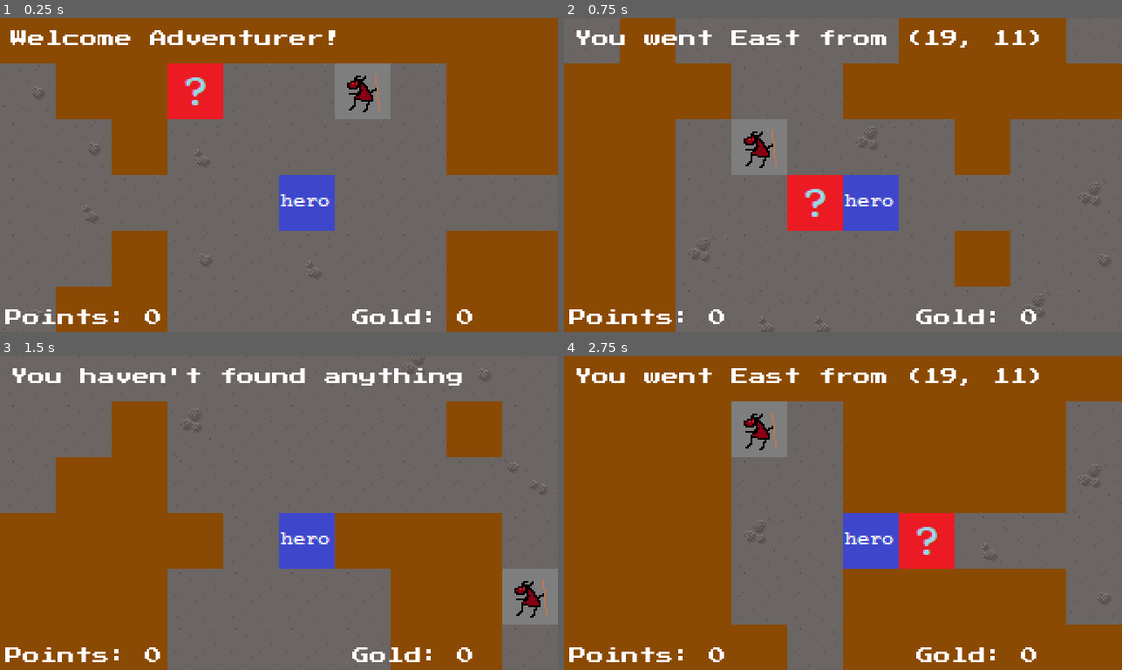
Above: before the commit, frames 1-4 (two rows, left to right).
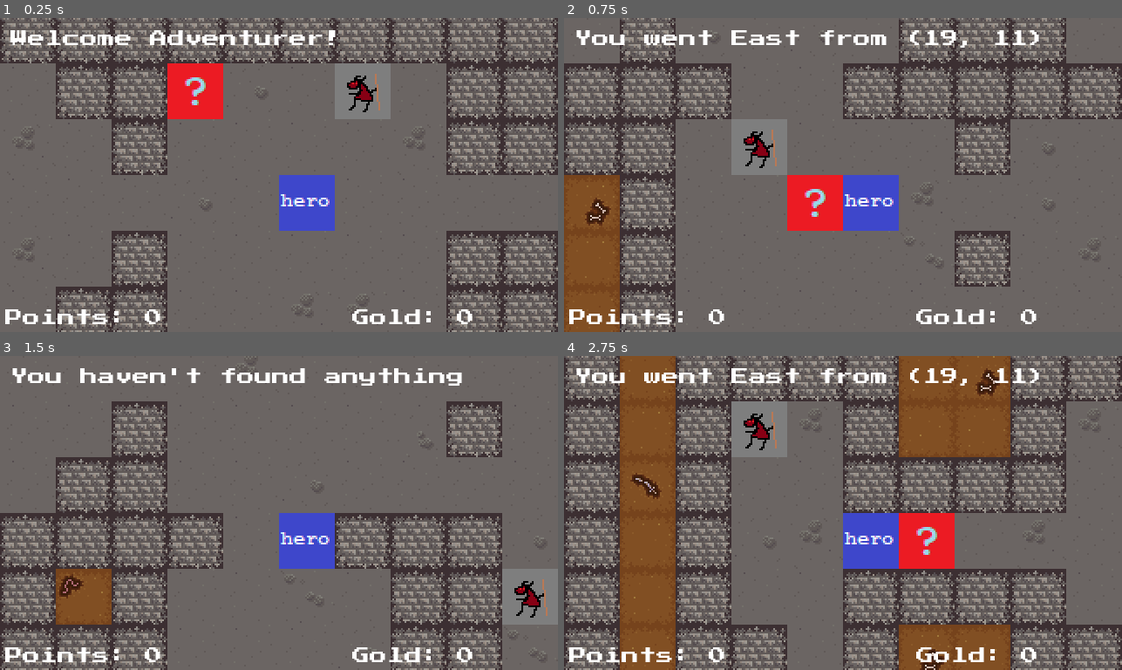
Above: after the commit, the same moments.

Repository: PiotrDawidziuk/Roguelike_Demo_Version_0_1
Game: Godot game, scene res://Scenes/Game.tscn
The game is run twice, just before and just after one commit, with the same random seed, the same clock (stepped at 60 frames per second) and the same inputs.
Inputs:
- Up to frame 1 (0.25 s): no input
- Up to frame 2 (0.75 s): tap Enter (ui_accept) at 0.5 s; hold Right (ui_right) from 0.53 s (still down); hold N (dialog_next) from 0.53 s (still down)
- Up to frame 3 (1.5 s): tap Enter (ui_accept) at 0.77, 1.25 s; release Right (ui_right) at 1.28 s; release N (dialog_next) at 1.28 s; hold Down (ui_down) from 1.28 s (still down); tap S (search) at 1.35 s
- Up to frame 4 (2.75 s): tap Enter (ui_accept) at 1.52, 2 s; release Down (ui_down) at 2.03 s; hold Right (ui_right) from 2.03 s (still down); hold T (talk) from 2.03 s (still down)

The runs differ from the first frame. In frame 1, 37% of the frame differs, in the area x 0-100%, y 0-100%; in frame 2, 36%; in frame 3, 35%; in frame 4, 68%.
Error before the commit: Invalid get index '(640, 352)' (on base: 'Dictionary'). (res://Scenes/Game.gd:147)
Error after the commit: Invalid get index '(640, 352)' (on base: 'Dictionary'). (res://Scenes/Game.gd:173)

Commit message:
walls generation around corridors

Diff:
--- a/Scenes/Game.gd
+++ b/Scenes/Game.gd
@@ -11,6 +11,7 @@
 var cell_sample # not needed
 
 #needed variables
+var used_cells = []
 var cell_table = []
 var cell_dict = {}
 var npc_dict = {}
@@ -43,6 +44,29 @@
 	generate_level()
 
 func generate_level():
+	used_cells = tileMap.get_used_cells()
+	for cell in used_cells:
+		var tileRand = rng.randi_range(1,100)
+		if (tileRand < 16):
+			tileMap.set_cell(cell.x, cell.y, 3, false, false, false, Vector2(0,0))
+		elif (tileRand >= 16 && tileRand <= 32):
+			tileMap.set_cell(cell.x, cell.y, 3, false, false, false, Vector2(1,0))
+		elif (tileRand >= 32 && tileRand <= 48):
+			tileMap.set_cell(cell.x, cell.y, 3, false, false, false, Vector2(2,0))
+		elif (tileRand >= 48 && tileRand <= 64):
+			tileMap.set_cell(cell.x, cell.y, 3, false, false, false, Vector2(3,0))
+		elif (tileRand >= 64 && tileRand <= 80):
+			tileMap.set_cell(cell.x, cell.y, 3, false, false, false, Vector2(4,0))
+		elif (tileRand >= 80 && tileRand <= 84):
+			tileMap.set_cell(cell.x, cell.y, 3, false, false, false, Vector2(0,1))
+		elif (tileRand >= 84 && tileRand <= 88):
+			tileMap.set_cell(cell.x, cell.y, 3, false, false, false, Vector2(1,1))
+		elif (tileRand >= 88 && tileRand <= 96):
+			tileMap.set_cell(cell.x, cell.y, 3, false, false, false, Vector2(2,1))
+		elif (tileRand >= 96 && tileRand <= 98):
+			tileMap.set_cell(cell.x, cell.y, 3, false, false, false, Vector2(3,1))
+		else:
+			tileMap.set_cell(cell.x, cell.y, 3, false, false, false, Vector2(4,1))
 	var walker = Walker.new(Vector2(19,11), borders)
 	var map = walker.walk(WALKERS_STEPS)
 	#add_child(player)
@@ -61,12 +85,16 @@
 			tileMap.set_cell(location.x, location.y, 2, false, false, false, Vector2(3,0))
 		else:
 			tileMap.set_cell(location.x, location.y, 2, false, false, false, Vector2(4,0))
+
+		# adds cell to cell table
 		var new_cell = MapClasses.MapCellProperties.new()
 		new_cell.position = location
 		new_cell.tile_type = 2
 		cell_table.append(new_cell)
 		cell_dict[new_cell.position] = new_cell
-
+	used_cells = tileMap.get_used_cells()
+	for cell in used_cells:
+		find_wall(cell)
 
 	# NPCs list
 
@@ -95,8 +123,6 @@
 	exit.position = walker.get_end_room().position*32
 
 	key.position = cell_table[20].position*32
-
-	tileMap.set_cellv(Vector2(1,1), -1)
 
 	cell_sample = MapClasses.MapCellProperties.new()
 
@@ -194,3 +220,16 @@
 	dialog_box.show()
 	Globals.dialogPane = Globals.dialogPane + 1
 	npc_dict[player.position].firstMeeting = false
+
+func find_wall(cell_location):
+	var isWall = false
+	var cell_index = tileMap.get_cell(cell_location.x, cell_location.y)
+	if (cell_index == 3 && (tileMap.get_cell(cell_location.x + 1, cell_location.y) == 2 ||
+	tileMap.get_cell(cell_location.x, cell_location.y + 1) == 2 ||
+	tileMap.get_cell(cell_location.x +1, cell_location.y + 1) == 2 ||
+	tileMap.get_cell(cell_location.x -1, cell_location.y) == 2 ||
+	tileMap.get_cell(cell_location.x, cell_location.y - 1) == 2 ||
+	tileMap.get_cell(cell_location.x  -1, cell_location.y - 1) == 2 ||
+	tileMap.get_cell(cell_location.x  +1, cell_location.y - 1) == 2 ||
+	tileMap.get_cell(cell_location.x  -1, cell_location.y + 1) == 2)):
+		tileMap.set_cell(cell_location.x, cell_location.y, 4)
--- a/Scenes/Game.tscn
+++ b/Scenes/Game.tscn
@@ -1,10 +1,11 @@
-[gd_scene load_steps=7 format=2]
+[gd_scene load_steps=8 format=2]
 
 [ext_resource path="res://2tiletileset32.png" type="Texture" id=1]
 [ext_resource path="res://Scenes/Game.gd" type="Script" id=2]
 [ext_resource path="res://Scenes/hero.tscn" type="PackedScene" id=3]
 [ext_resource path="res://key.png" type="Texture" id=4]
 [ext_resource path="res://loch1_x5.png" type="Texture" id=5]
+[ext_resource path="res://placeholderTileset.png" type="Texture" id=6]
 
 [sub_resource type="TileSet" id=1]
 0/name = "2tiletileset32.png 0"
@@ -56,6 +57,41 @@
 2/shape_one_way_margin = 0.0
 2/shapes = [  ]
 2/z_index = 0
+3/name = "placeholderTileset.png 3"
+3/texture = ExtResource( 6 )
+3/tex_offset = Vector2( 0, 0 )
+3/modulate = Color( 1, 1, 1, 1 )
+3/region = Rect2( 0, 32, 160, 96 )
+3/tile_mode = 2
+3/autotile/icon_coordinate = Vector2( 0, 0 )
+3/autotile/tile_size = Vector2( 32, 32 )
+3/autotile/spacing = 0
+3/autotile/occluder_map = [  ]
+3/autotile/navpoly_map = [  ]
+3/autotile/priority_map = [  ]
+3/autotile/z_index_map = [  ]
+3/occluder_offset = Vector2( 0, 0 )
+3/navigation_offset = Vector2( 0, 0 )
+3/shape_offset = Vector2( 0, 0 )
+3/shape_transform = Transform2D( 1, 0, 0, 1, 0, 0 )
+3/shape_one_way = false
+3/shape_one_way_margin = 0.0
+3/shapes = [  ]
+3/z_index = 0
+4/name = "placeholderTileset.png 4"
+4/texture = ExtResource( 6 )
+4/tex_offset = Vector2( 0, 0 )
+4/modulate = Color( 1, 1, 1, 1 )
+4/region = Rect2( 0, 128, 32, 32 )
+4/tile_mode = 0
+4/occluder_offset = Vector2( 0, 0 )
+4/navigation_offset = Vector2( 0, 0 )
+4/shape_offset = Vector2( 0, 0 )
+4/shape_transform = Transform2D( 1, 0, 0, 1, 0, 0 )
+4/shape_one_way = false
+4/shape_one_way_margin = 0.0
+4/shapes = [  ]
+4/z_index = 0
 
 [node name="Game" type="Node2D"]
 script = ExtResource( 2 )
--- a/Walker.gd
+++ b/Walker.gd
@@ -11,6 +11,7 @@
 var step_history = []
 var steps_since_last_turn = 0
 var rooms = []
+
 
 func _init(starting_position, new_borders):
 	assert(new_borders.has_point(starting_position))
Binary file added: placeholderTileset.png
Not shown, added: placeholderTileset.png.import
